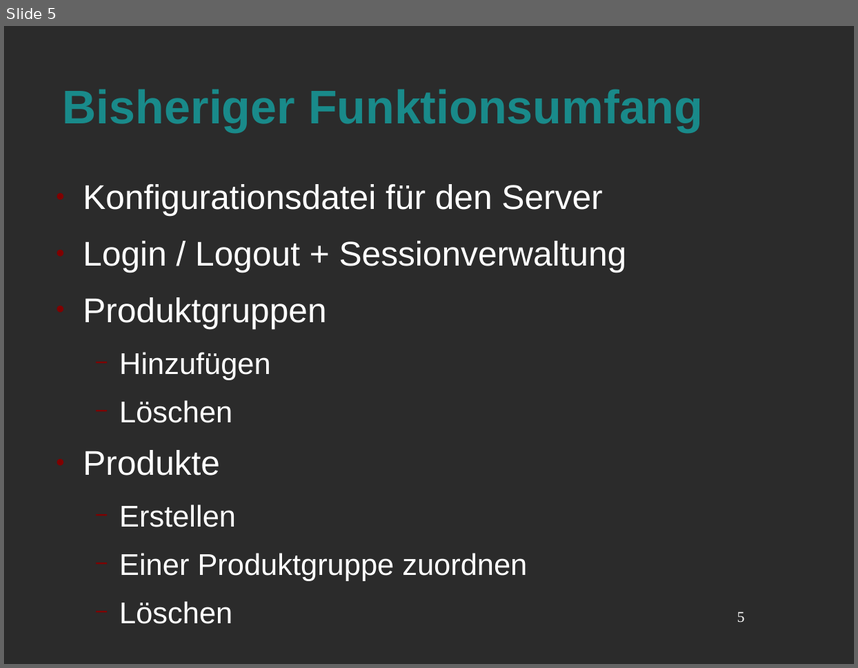
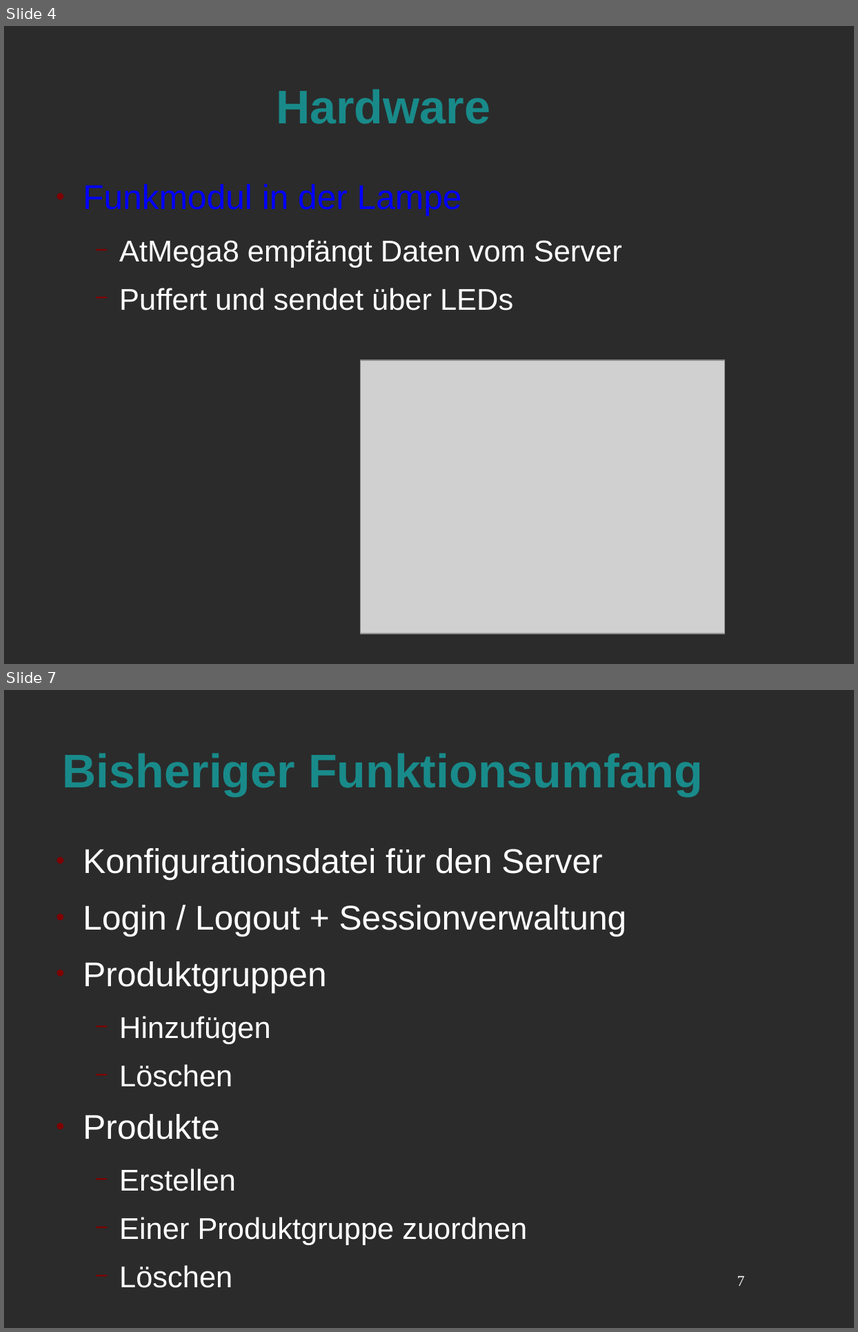
Before and after one commit to Niondir/rika-led, a slide deck: präsentation 2/zwischenergebisse.odp. Shown one above the other, each under a label of ours: slide 5 before the commit, slides 4 and 7 after it; the slides between them are not shown. The pictures are 858x668 and 858x1332 pixels, drawn with LibreOffice and Linux fonts; fonts in the diff are those of the drawing; grey boxes stand for pictures; background and template pictures are left out; a plain dark background stands for a picture behind light text. Boxes give left, top, right and bottom in pixels: in the first picture for what was removed or moved away, otherwise in the second. Text is boxed around its words. In the diff, an @@ line names an element or a change of style, - is before the commit and + after.

```diff
--- a/präsentation 2/zwischenergebisse.odp
+++ b/präsentation 2/zwischenergebisse.odp
@@ slide 4 added at (4, 26, 854, 664), background picture (left out) @@
@@ title added at (276, 89, 490, 124), 44 pt, text #198A8A, bold @@
+Hardware
@@ text added at (83, 184, 622, 310), 28 pt, text #FFFFFF @@
+● Funkmodul in der Lampe
+  − AtMega8 empfängt Daten vom Server
+  − Puffert und sendet über LEDs
@@ picture added at (361, 360, 725, 633) @@
@@ what was slide 5 is now slide 7 @@
@@ page number at (737, 1275, 745, 1285): text changed @@
-5
+7
```
Also in this commit, not shown: 5 slides changed, 1 other slide added, 5 other files.
